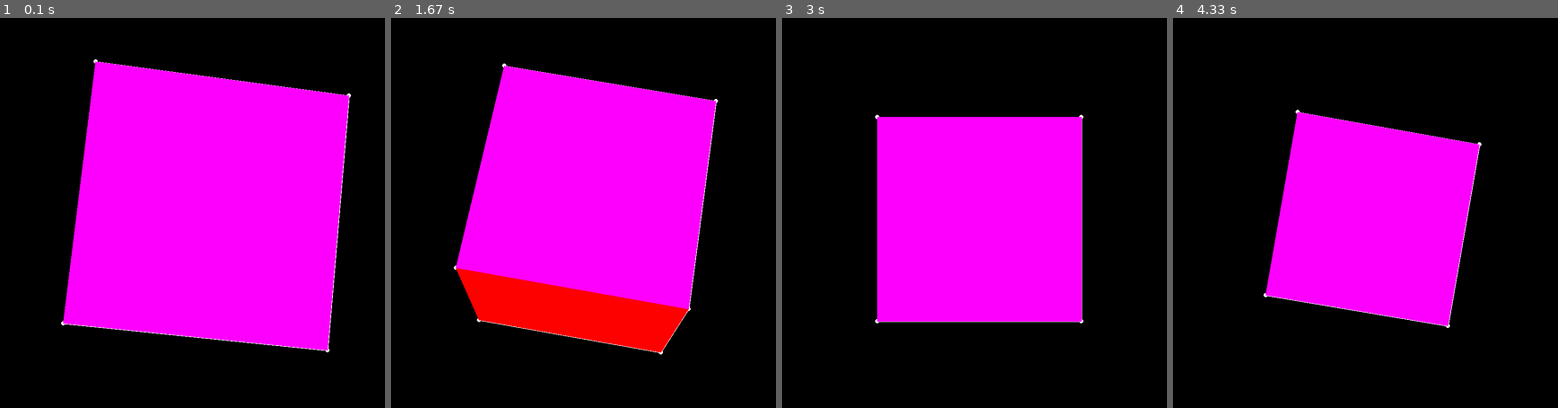
Above: before the commit, frames 1-4 (left to right).
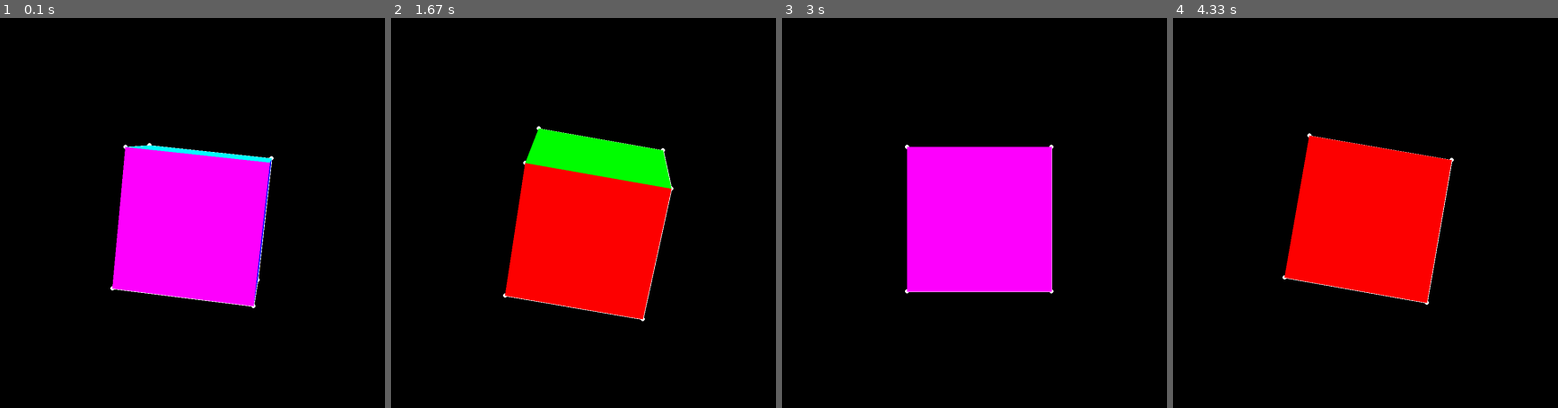
Above: after the commit, the same moments.

Repository: SteakFisher/pyGameEngine
Game: pygame game, started from main.py
The game is run twice, just before and just after one commit, with the same random seed, the same clock (stepped at 60 frames per second) and the same inputs.
Inputs:
- Up to frame 1 (0.1 s): no input
- Up to frame 2 (1.67 s): no input
- Up to frame 3 (3 s): no input
- Up to frame 4 (4.33 s): no input

The runs differ from the first frame. In frame 1, 32% of the frame differs, in the area x 15-92%, y 10-86%; in frame 2, 37%, in the area x 16-86%, y 11-87%; in frame 3, 14%; in frame 4, 23%.

Commit message:
Added camera rotation and removed off screen rendering (Testing required)

Diff:
--- a/main.py
+++ b/main.py
@@ -3,6 +3,7 @@
 import pygame
 from pygame import Color
 
+from newClasses.Camera import Camera
 from newClasses.Cube import Cube
 from newClasses.Object import Object
 from utils.types import Position, Rotation, Scaling
@@ -17,7 +18,10 @@
 running = True
 
 environment: List[Object] = []
-cube1: Cube = Cube(environment, screen, Position(0, 0, 7), Rotation(0, 0, 0))
+
+camera: Camera = Camera(environment, pos=Position(0,0,-4))
+
+cube1: Cube = Cube(environment, screen, camera, Position(0, 0, 8), Rotation(0, 0, 0))
 
 while running:
     for event in pygame.event.get():
@@ -26,7 +30,10 @@
 
     screen.fill("black")
 
-    cube1.setPosition(cube1.pos + Position(0.0, 0, 0.01))
+    # camera.setPosition(camera.pos + Position(0, 0, 0.05))
+    # camera.setRotation(camera.rot + Rotation(1, 0 ,0))
+
+    # cube1.setPosition(cube1.pos + Position(0.01, 0, 0.0))
     cube1.setRotation(cube1.rot + Rotation(1, 1, 1))
     # cube1.setScale(cube1.scale + Scaling(0.01, 0.01, 0.01))
 
--- /dev/null
+++ b/newClasses/Camera.py
@@ -0,0 +1,62 @@
+import numpy as np
+import pygame
+from pygame import Color
+
+from newClasses.Cube import Cube
+from newClasses.Object import Object
+from utils.types import Rotation, Position
+
+
+class Camera(Object):
+    def __init__(self, env: list[Object], pos: Position = Position(), rot: Rotation = Rotation()):
+        super().__init__(env, pos, rot)
+
+    def draw(self, cube: Cube, transformedVertices):
+        fov = 110  # Field of view in degrees
+        aspect_ratio = cube.screen.get_width() / cube.screen.get_height()  # Aspect ratio of the screen
+        near = 0.1  # Distance to the near clipping plane
+        far = 100.0  # Distance to the far clipping plane
+
+        f = 1 / np.tan(fov / 2 / 180 * np.pi)  # Calculate projection factor
+        projection_matrix = np.array([
+            [f / aspect_ratio, 0, 0, 0],
+            [0, f, 0, 0],
+            [0, 0, (far + near) / (far - near), 1],
+            [0, 0, -2 * far * near / (far - near), 0]
+        ])
+
+        pixels = []
+
+        # transformedVertices = sorted(transformedVertices, key=lambda x: x[2])
+
+        cameraMatrix = np.matmul(self.getRotationMatrix(), self.getTranslationMatrix())
+        cameraInverseMatrix = np.linalg.inv(cameraMatrix)
+
+        inversed = []
+
+        for vertex in transformedVertices:
+            inversed.append(np.matmul(cameraInverseMatrix, vertex))
+
+        transformedVertices = np.array(inversed)
+
+        print(transformedVertices)
+
+        for vertex in transformedVertices:
+            if vertex[2] < 0:
+                pixels.append(None)
+                continue
+
+            vertex = np.dot(projection_matrix, vertex)
+
+            vertex /= vertex[3]
+
+            screen_x = vertex[0] * cube.screen.get_width() / 2 + cube.screen.get_width() / 2
+            screen_y = vertex[1] * cube.screen.get_height() / 2 + cube.screen.get_height() / 2
+
+            pixel = (screen_x, screen_y)
+            pixels.append(pixel)
+
+            pygame.draw.circle(cube.screen, Color(255, 255, 255), pixel, 5)
+
+        cube.drawEdges(pixels)
+        cube.drawFaces(pixels, transformedVertices)
--- a/newClasses/Cube.py
+++ b/newClasses/Cube.py
@@ -7,11 +7,12 @@
 
 
 class Cube(Object):
-    def __init__(self, env: list[Object], screen: pygame.Surface, pos: Position = Position(),
+    def __init__(self, env: list[Object], screen: pygame.Surface, camera, pos: Position = Position(),
                  rot: Rotation = Rotation(),
                  scale: Scaling = Scaling()):
         super().__init__(env, pos, rot, scale)
         self.screen = screen
+        self.camera = camera
         self.edges = [
             [0, 1],
             [0, 2],
@@ -64,19 +65,23 @@
             transformedVertices.append(vertex)
         return numpy.array(transformedVertices)
 
-    def __drawEdges(self, pixels):
+    def drawEdges(self, pixels):
         for i in self.edges:
-            pygame.draw.line(self.screen, Color(255, 255, 255), pixels[i[0]], pixels[i[1]], 2)
+            if pixels[i[0]] is not None and pixels[i[1]] is not None:
+                pygame.draw.line(self.screen, Color(255, 255, 255), pixels[i[0]], pixels[i[1]], 2)
 
     def __drawFace(self, pixels, face, color):
         surface = []
         for edge in face:
+            if pixels[self.edges[edge][0]] is None or pixels[self.edges[edge][1]] is None:
+                return
+
             surface.append(pixels[self.edges[edge][0]])
             surface.append(pixels[self.edges[edge][1]])
 
         pygame.draw.polygon(self.screen, color, tuple(surface))
 
-    def __drawFaces(self, pixels, transformedVertices):
+    def drawFaces(self, pixels, transformedVertices):
         # pygame.draw.polygon(self.screen, Color(0,255,0), ((15, 65), (86, 125), (250, 375), (400, 25), (60, 540)))
 
         Colors = [Color(0, 0, 0), Color(0, 0, 255), Color(0, 255, 0), Color(0, 255, 255), Color(255, 0, 0),
@@ -86,22 +91,21 @@
 
         indices = []
 
-        for face in faces:
-            sum = 0
+        for i, face in enumerate(faces):
+            sumVertices = 0
             for edge in face:
                 for index, vertex in enumerate(self.edges[edge]):
-                    sum += transformedVertices[vertex][2]
-            indices.append((face, sum/4))
+                    sumVertices += transformedVertices[vertex][2]
+            indices.append((face, sumVertices / 4, i))
 
         indices = sorted(indices, key=lambda x: x[1], reverse=True)
 
         i = 0
 
         for index in indices:
-            self.__drawFace(pixels, index[0], Colors[i])
-            i += 1
+            self.__drawFace(pixels, index[0], Colors[index[2]])
 
-    def draw(self):
+    def render(self):
         screen = self.screen
 
         vertices: numpy.ndarray = self.__getUnitCube()
@@ -113,7 +117,7 @@
         near = 0.1  # Distance to the near clipping plane
         far = 100.0  # Distance to the far clipping plane
 
-        f = 1 / numpy.tan(fov / 2 / 180 * numpy.pi)  # Calculate projection factor
+        # f = 1 / numpy.tan(fov / 2 / 180 * numpy.pi)  # Calculate projection factor
         # projection_matrix = numpy.array([
         #     [-f / aspect_ratio, 0, 0, 0],
         #     [0, -f, 0, 0],
@@ -121,35 +125,8 @@
         #     [0, 0, -2 * far * near / (far - near), 0]
         # ])
 
-        f = 1 / numpy.tan(fov / 2 / 180 * numpy.pi)  # Calculate projection factor
-        projection_matrix = numpy.array([
-            [f / aspect_ratio, 0, 0, 0],
-            [0, f, 0, 0],
-            [0, 0, (far + near) / (far - near), 1],
-            [0, 0, -2 * far * near / (far - near), 0]
-        ])
-
-        pixels = []
-
-
-        # transformedVertices = sorted(transformedVertices, key=lambda x: x[2])
-
-        for vertex in transformedVertices:
-            vertex = numpy.dot(projection_matrix, vertex)
-
-            vertex /= vertex[3]
-
-            screen_x = vertex[0] * screen.get_width() / 2 + screen.get_width() / 2
-            screen_y = vertex[1] * screen.get_height() / 2 + screen.get_height() / 2
-
-            pixel = (screen_x, screen_y)
-            pixels.append(pixel)
-
-            pygame.draw.circle(screen, Color(255, 255, 255), pixel, 5)
-
-        self.__drawEdges(pixels)
-        self.__drawFaces(pixels, transformedVertices)
+        self.camera.draw(self, transformedVertices)
 
     def tick(self):
-        self.draw()
+        self.render()
         super().tick()
